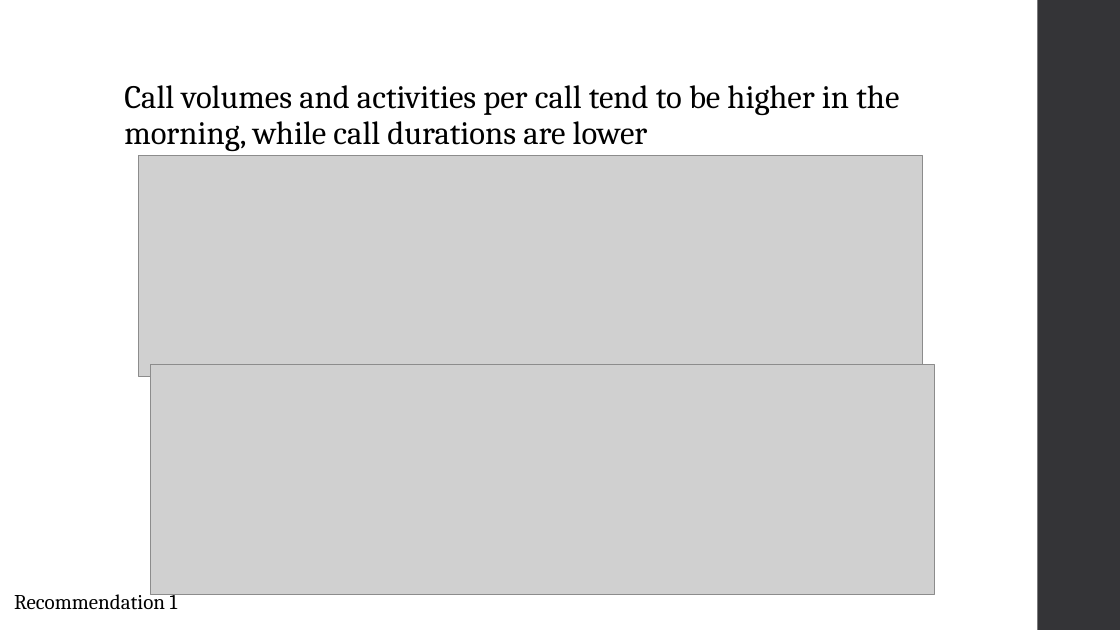
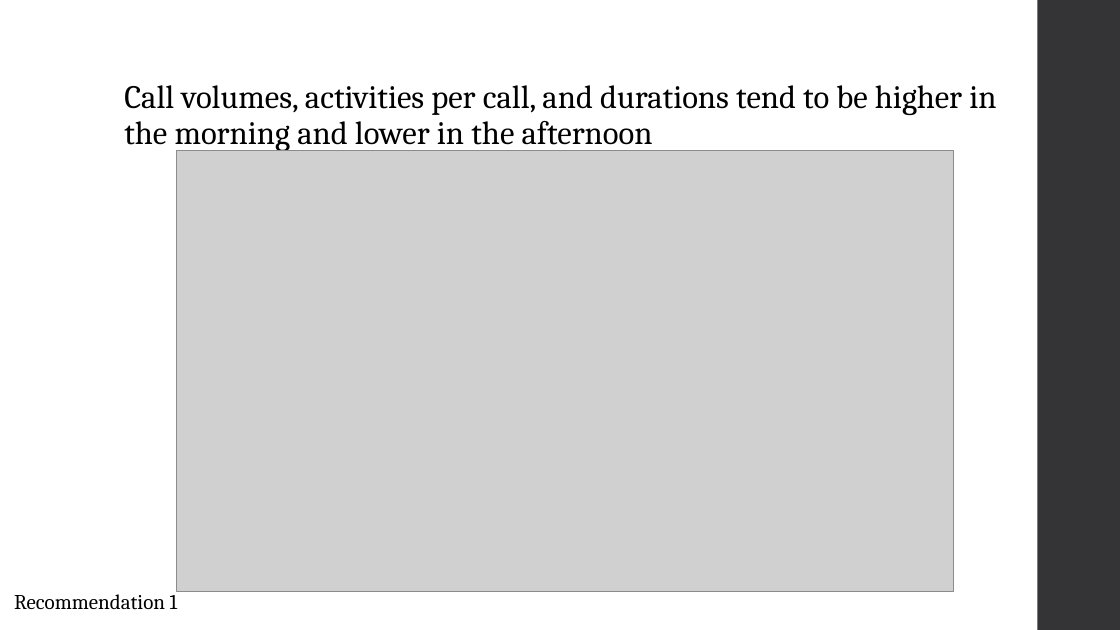
Before and after one commit to arvindkrishna87/STAT390_LegalAid_Fall2025, a slide deck: slide 4 of Presentations/Dashboard/TimeTrendsPresentation1_8Oct_Group1.pptx (slide 15 before the commit). Drawn at 1120x630 pixels with LibreOffice and Linux fonts; fonts in the diff are those of the drawing; grey boxes stand for pictures. Boxes give left, top, right and bottom in pixels: in the first picture for what was removed or moved away, otherwise in the second. Text is boxed around its words. In the diff, an @@ line names an element or a change of style, - is before the commit and + after.

```diff
--- a/Presentations/Dashboard/TimeTrendsPresentation1_8Oct_Group1.pptx
+++ b/Presentations/Dashboard/TimeTrendsPresentation1_8Oct_Group1.pptx
@@ title at bbox=[124, 85, 996, 151]: text changed @@
-Call volumes and activities per call tend to be higher in the morning, while call durations are lower
+Call volumes, activities per call, and durations tend to be higher in the morning and lower in the afternoon
@@ picture removed at bbox=[139, 155, 923, 377] @@
@@ picture added at bbox=[177, 151, 954, 592] @@
@@ picture removed at bbox=[150, 365, 934, 595] @@
```
Also in this commit, not shown: 7 other slides changed, 6 slides added, 7 slides removed.
